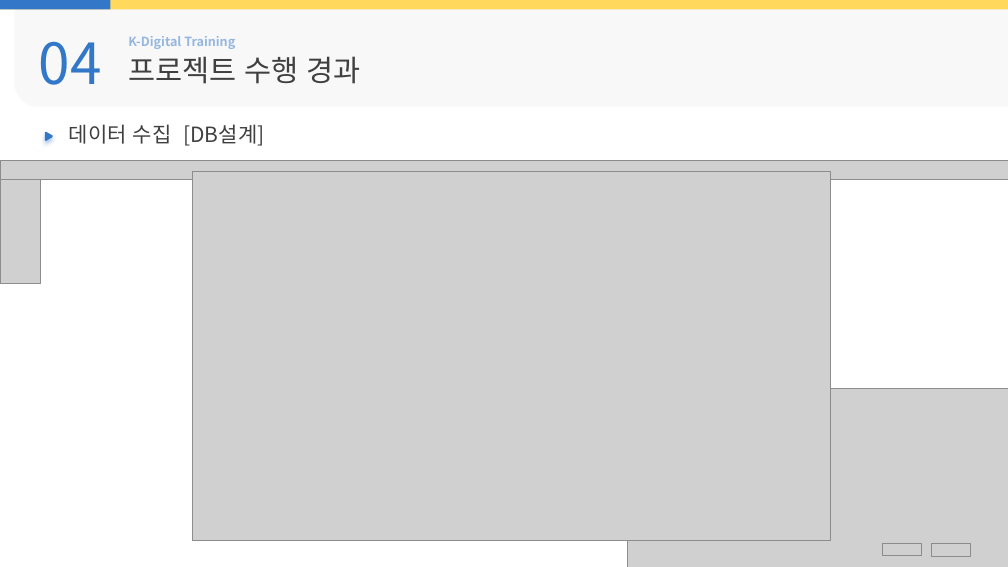
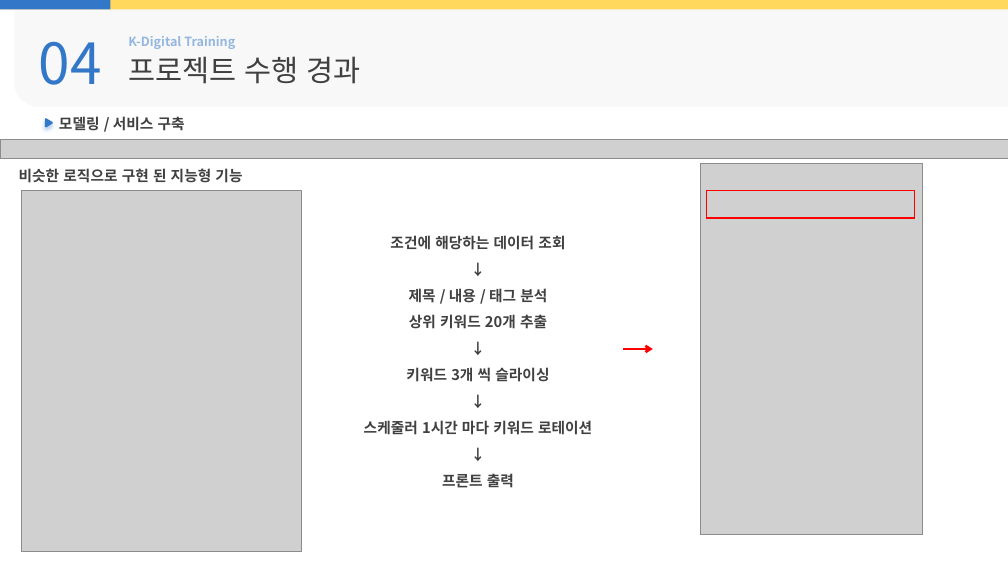
Before and after one commit to ekaxoddltka-source/flaskproject, a slide deck: slide 18 of html변환전/ppt/3.실시간 사용자 참여형 지능형 커뮤니티 서비스.pptx (slide 12 before the commit). Drawn at 1008x567 pixels with LibreOffice and Linux fonts; fonts in the diff are those of the drawing; grey boxes stand for pictures; background and template pictures are left out. Boxes give left, top, right and bottom in pixels: in the first picture for what was removed or moved away, otherwise in the second. Text is boxed around its words. In the diff, an @@ line names an element or a change of style, - is before the commit and + after.

Commit message:
드랍다운 메뉴 팔로우하기 구현

```diff
--- a/html변환전/ppt/3.실시간 사용자 참여형 지능형 커뮤니티 서비스.pptx
+++ b/html변환전/ppt/3.실시간 사용자 참여형 지능형 커뮤니티 서비스.pptx
@@ freeform shape: place and size @@
-freeform shape at (45, 132, 53, 141)
+freeform shape at (45, 118, 53, 127)
@@ text added at (59, 116, 185, 131), 14 pt, text #404040, bold @@
+모델링 / 서비스 구축
@@ picture: place and size @@
-picture at (0, 160, 1008, 180)
+picture at (0, 139, 1008, 159)
@@ text removed at (69, 124, 264, 146) @@
-데이터 수집 [DB설계]
@@ picture removed at (0, 165, 40, 284) @@
@@ text added at (19, 168, 242, 183), 14 pt, text #404040, bold @@
+비슷한 로직으로 구현 된 지능형 기능
@@ picture removed at (192, 171, 830, 541) @@
@@ picture added at (701, 163, 923, 535) @@
@@ picture added at (22, 191, 302, 551) @@
@@ rectangle added at (706, 191, 915, 218), outline #FF0000 1 pt @@
@@ text added at (364, 235, 592, 491), 14 pt, text #404040, bold @@
+조건에 해당하는 데이터 조회
+↓
+제목 / 내용 / 태그 분석
+상위 키워드 20개 추출
+↓
+키워드 3개 씩 슬라이싱
+↓
+스케줄러 1시간 마다 키워드 로테이션
+↓
+프론트 출력
@@ arrow added from (623, 349) to (653, 349), #FF0000 2.25 pt @@
@@ picture removed at (628, 389, 1008, 567) @@
@@ picture removed at (882, 544, 922, 556) @@
@@ picture removed at (932, 544, 971, 556) @@
```
Also in this commit, not shown: 10 other slides changed, 14 slides added, 10 slides removed, 9 other files.
